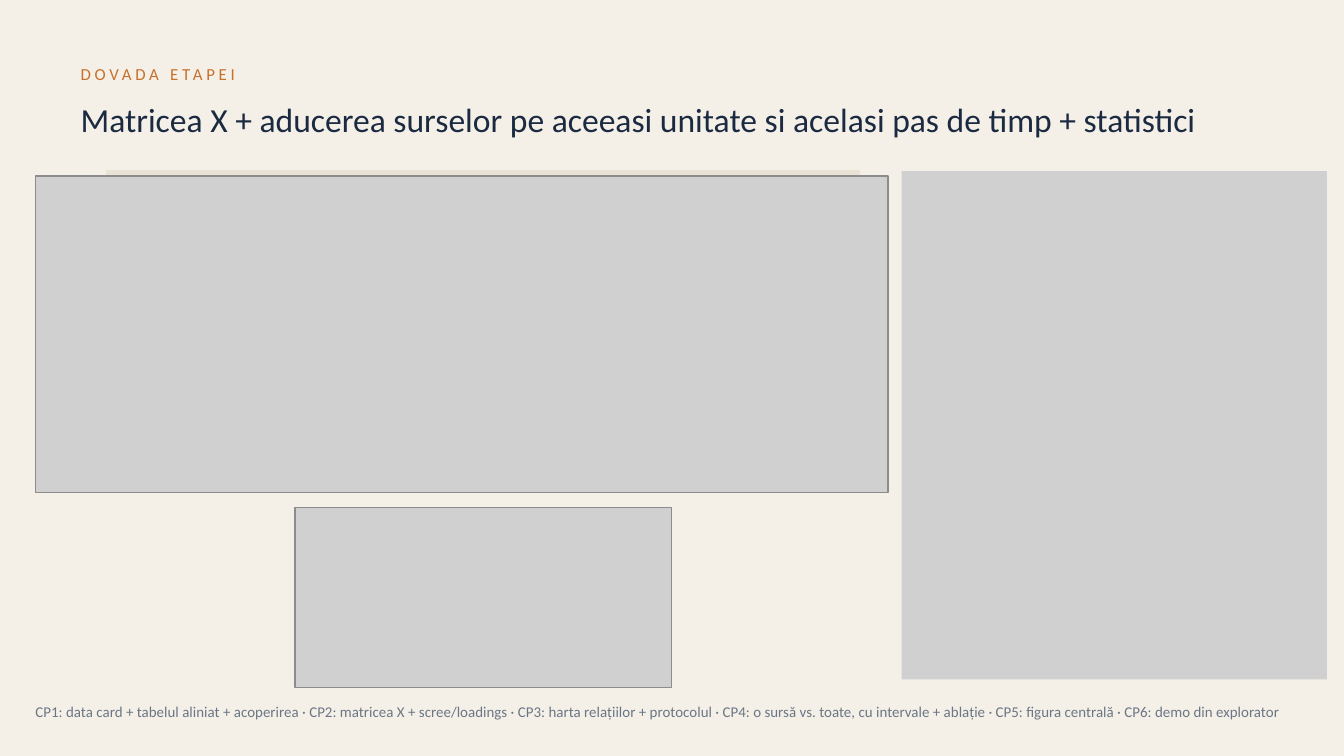
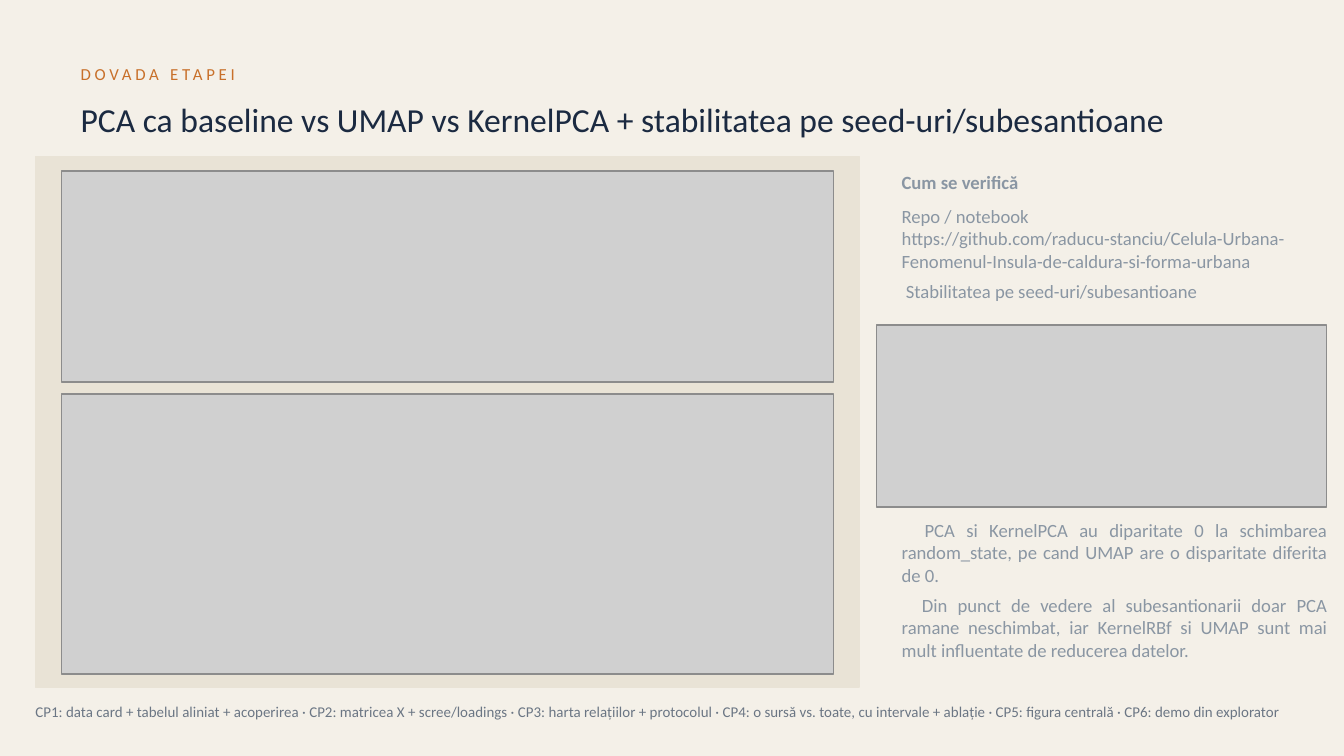
Before and after one commit to raducu-stanciu/Celula-Urbana-Fenomenul-Insula-de-caldura-si-forma-urbana, a slide deck: slide 2 of MEDE_sablon_checkpoint_3_slide-uri.pptx. Drawn at 1344x756 pixels with LibreOffice and Linux fonts; fonts in the diff are those of the drawing; grey boxes stand for pictures. Boxes give left, top, right and bottom in pixels: in the first picture for what was removed or moved away, otherwise in the second. Text is boxed around its words. In the diff, an @@ line names an element or a change of style, - is before the commit and + after.

Commit message:
Finalizare CP3: analiza latent spaces (PCA, KernelPCA, UMAP), stabilitate si baseline

```diff
--- a/MEDE_sablon_checkpoint_3_slide-uri.pptx
+++ b/MEDE_sablon_checkpoint_3_slide-uri.pptx
@@ text at (x1=81, y1=108, x2=1163, y2=138): text changed @@
-Matricea X + aducerea surselor pe aceeasi unitate si acelasi pas de timp + statistici
+PCA ca baseline vs UMAP vs KernelPCA + stabilitatea pe seed-uri/subesantioane
@@ rectangle resized from (x1=108, y1=171, x2=860, y2=492) to (x1=35, y1=156, x2=859, y2=687) @@
@@ picture resized from (x1=35, y1=176, x2=887, y2=492) to (x1=62, y1=171, x2=835, y2=382) @@
@@ picture removed at (x1=902, y1=171, x2=1327, y2=679) @@
@@ text added at (x1=902, y1=176, x2=1327, y2=657), 10 pt, text #8A96A3 @@
+Cum se verifică
+Repo / notebook https://github.com/raducu-stanciu/Celula-Urbana-Fenomenul-Insula-de-caldura-si-forma-urbana
+Stabilitatea pe seed-uri/subesantioane
+PCA si KernelPCA au diparitate 0 la schimbarea random_state, pe cand UMAP are o disparitate diferita de 0.
+Din punct de vedere al subesantionarii doar PCA ramane neschimbat, iar KernelRBf si UMAP sunt mai mult influentate de reducerea datelor.
@@ picture added at (x1=876, y1=325, x2=1327, y2=508) @@
@@ picture added at (x1=62, y1=394, x2=835, y2=673) @@
@@ picture removed at (x1=296, y1=507, x2=672, y2=687) @@
```
Also in this commit, not shown: 2 other slides changed, 3 other files.
